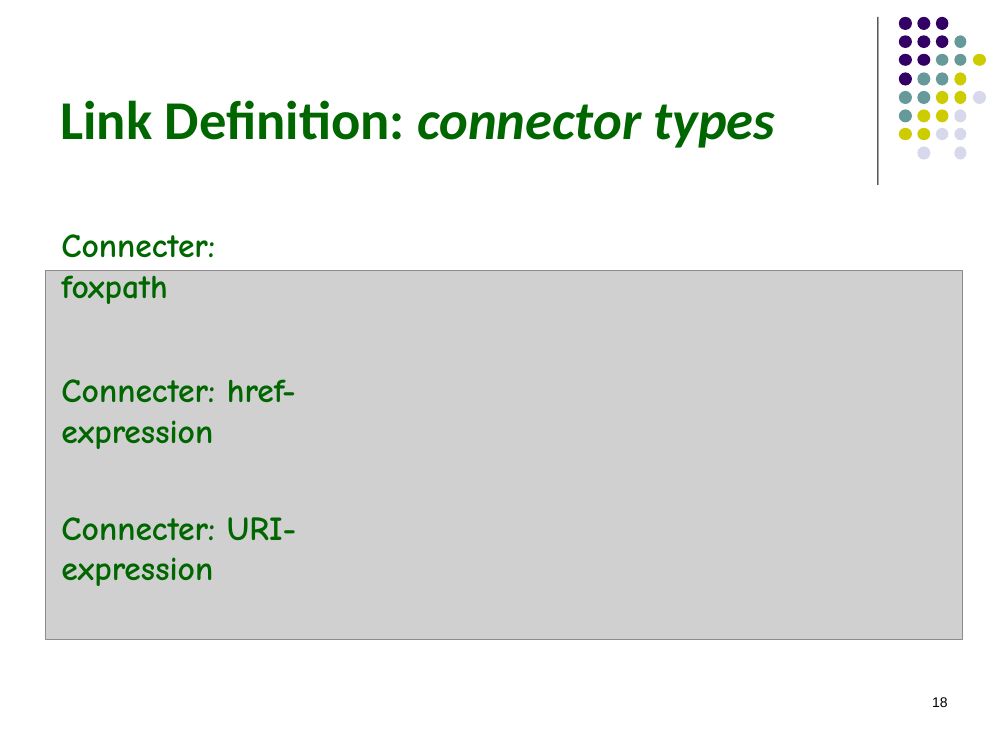
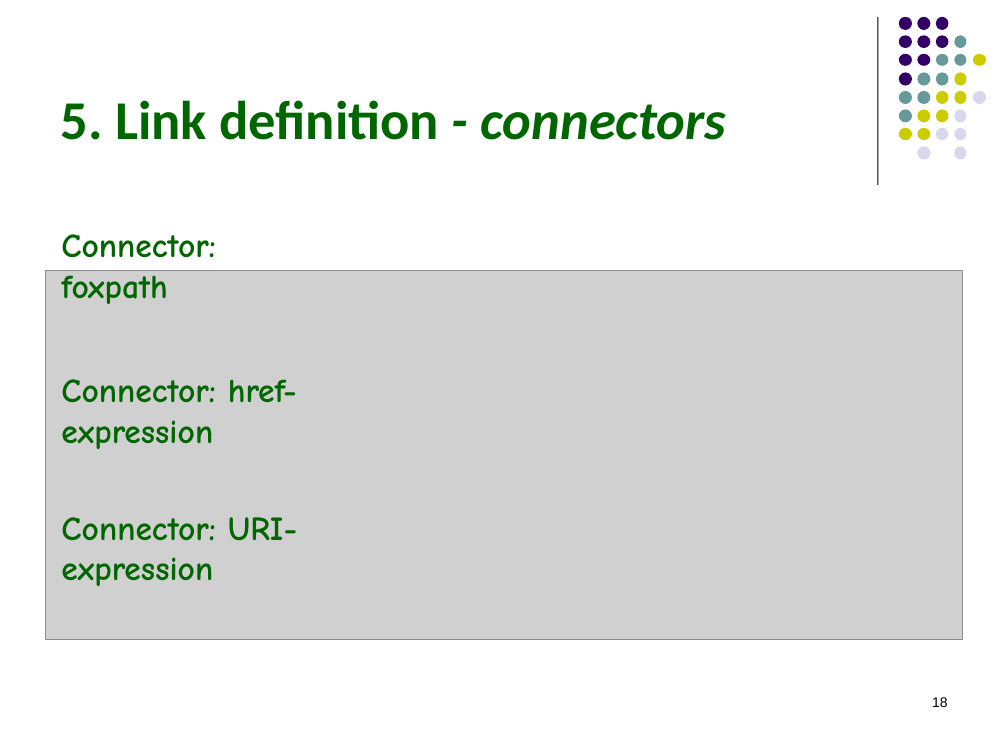
Before and after one commit to hrennau/greenfox, a slide deck: slide 18 of declarative-amsterdam-2020/an-introduction-to-greenfox/an-introduction-to-greenfox.pptx. Drawn at 1008x756 pixels with LibreOffice and Linux fonts; fonts in the diff are those of the drawing; grey boxes stand for pictures. Boxes give left, top, right and bottom in pixels: in the first picture for what was removed or moved away, otherwise in the second. Text is boxed around its words. In the diff, an @@ line names an element or a change of style, - is before the commit and + after.

```diff
--- a/declarative-amsterdam-2020/an-introduction-to-greenfox/an-introduction-to-greenfox.pptx
+++ b/declarative-amsterdam-2020/an-introduction-to-greenfox/an-introduction-to-greenfox.pptx
@@ title at bbox=[60, 100, 726, 140]: text changed @@
-Link Definition: connector types
+5. Link definition - connectors
@@ text at bbox=[61, 234, 215, 304]: text changed @@
-Connecter: foxpath
+Connector: foxpath
@@ text at bbox=[61, 379, 297, 449]: text changed @@
-Connecter: href-expression
+Connector: href-expression
@@ text at bbox=[61, 517, 297, 586]: text changed @@
-Connecter: URI-expression
+Connector: URI-expression
```
Also in this commit, not shown: 26 other slides changed, 1 slide added, 1 slide removed, 1 other file.
